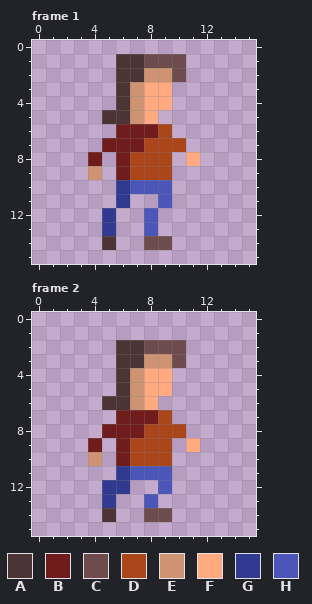
File history of a pixel-art file, aseprite/colin-idle-flat.aseprite. The picture above was drawn from the file before the commit.
16x16 pixels, 2 frames. Shown: frame 1, frame 2.
Visible layers, top first: "Torso", "Head", "Arms", "Legs".
Palette (. is transparent): A #4c3435  B #701c1c  C #6e4c4d  D #ab451a  E #cd9373  F #ffaa80  G #313a91  H #4b56b8
Pixels before, frame 1, first column x 4:
 1 ..AACCC.
 2 ..AAEEC.
 3 ..AEFF..
 4 ..AEFF..
 5 .AAEF...
 6 ..BBBD..
 7 .BBBDDD.
 8 B.BDDD.F
 9 E.BDDD..
10 ..GHHH..
11 ..G..H..
12 .G..H...
13 .G..H...
14 .A..CC..
Pixels before, frame 2, first column x 4:
 2 ..AACCC.
 3 ..AAEEC.
 4 ..AEFF..
 5 ..AEFF..
 6 .AAEF...
 7 ..BBBD..
 8 .BBBDDD.
 9 B.BDDD.F
10 E.BDDD..
11 ..GHHH..
12 .GG..H..
13 .G..H...
14 .A..CC..
New version:
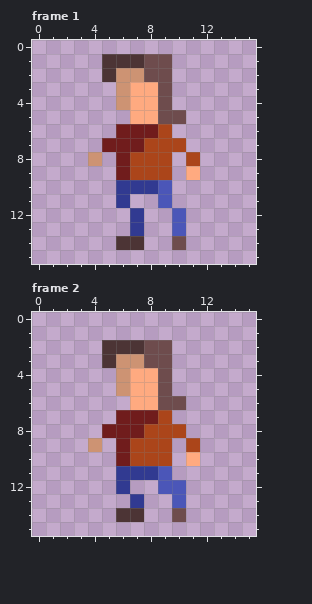
Change:
layer "Flattened" added
layer "Legs" removed
layer "Arms" removed
layer "Head" removed
Changed rows in their new state; - is an unchanged pixel.
Frame 1:
first column x 4:
 1 -A----.-
 2 -AEECC.-
 3 --EF-C--
 4 --EF-C--
 5 -..F-CC-
 8 E------D
 9 .------F
10 ---GG---
12 -.-G.-H-
13 -.-G.-H-
14 -.AA..C-
Frame 2:
first column x 4:
 2 -A----.-
 3 -AEECC.-
 4 --EF-C--
 5 --EF-C--
 6 -..F-CC-
 9 E------D
10 .------F
11 ---GG---
12 -.----H-
13 -.-G.-H-
14 -.AA..C-
